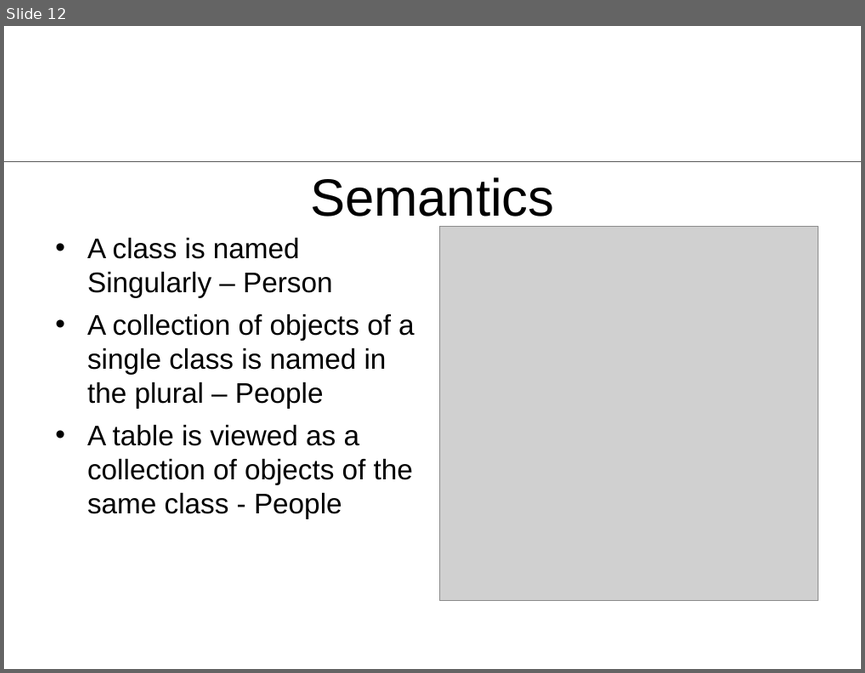
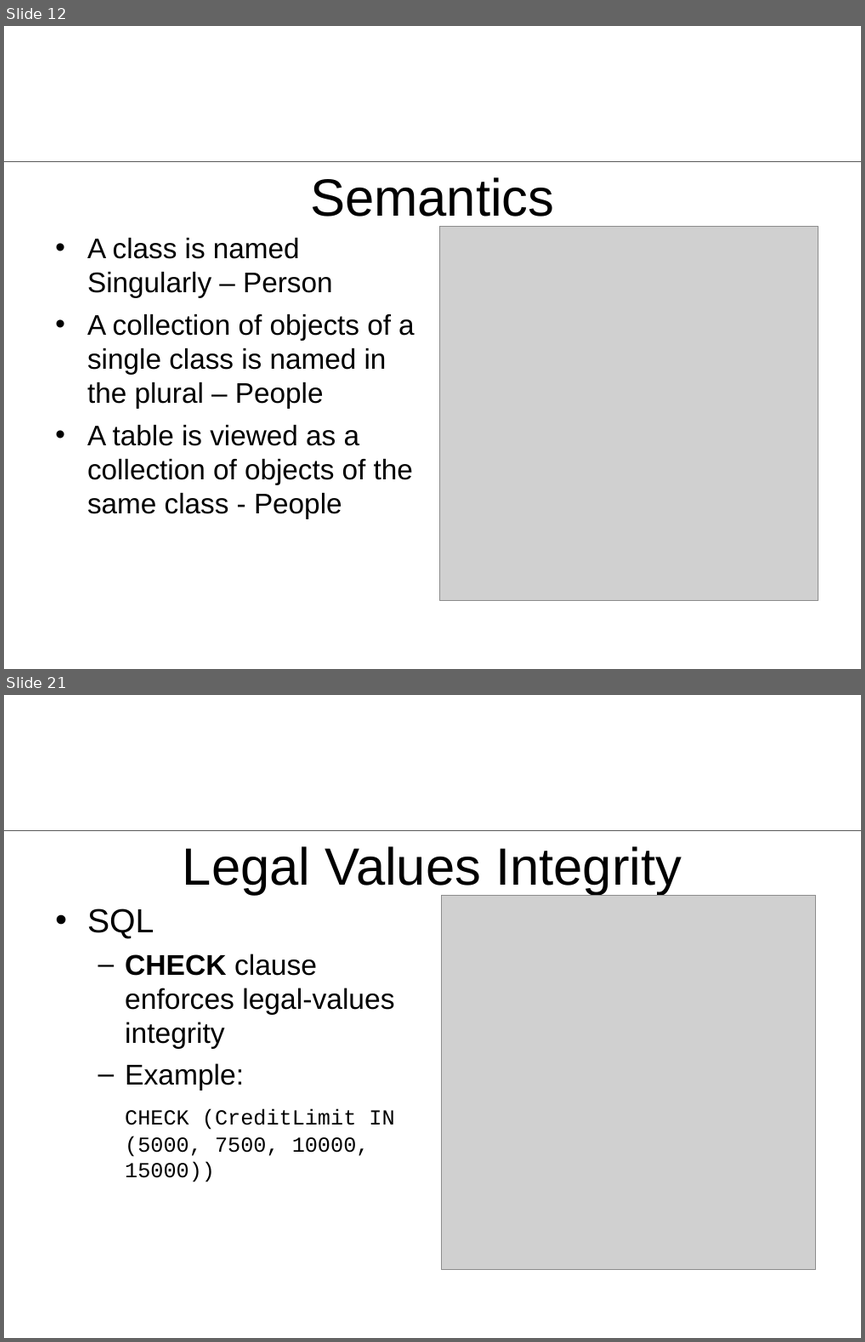
Before and after one commit to rhildred/addCustomer, a slide deck: docs/ActiveRecord.ppt. Shown one above the other, each under a label of ours: slide 12 before the commit, slides 12 and 21 after it; the slides between them are not shown. The pictures are 865x673 and 865x1342 pixels, drawn with LibreOffice and Linux fonts; fonts in the diff are those of the drawing; grey boxes stand for pictures; background and template pictures are left out. Boxes give left, top, right and bottom in pixels: in the first picture for what was removed or moved away, otherwise in the second. Text is boxed around its words. In the diff, an @@ line names an element or a change of style, - is before the commit and + after.

```diff
--- a/docs/ActiveRecord.ppt
+++ b/docs/ActiveRecord.ppt
@@ slide 21 added at <box>4,695,861,1338</box>, background #FFFFFF; not listed: 1 template element that a slide beside it also shows @@
@@ title added at <box>182,846,681,895</box>, 44 pt, text #000000 @@
+Legal Values Integrity
@@ picture added at <box>442,895,817,1269</box> @@
@@ text added at <box>87,908,394,1182</box>, 24 pt, text #000000 @@
+• SQL
+  – CHECK clause enforces legal-values integrity
+  – Example:
+  CHECK (CreditLimit IN (5000, 7500, 10000, 15000))
```
Also in this commit, not shown: 2 slides changed, 7 other slides added, 15 other files.
